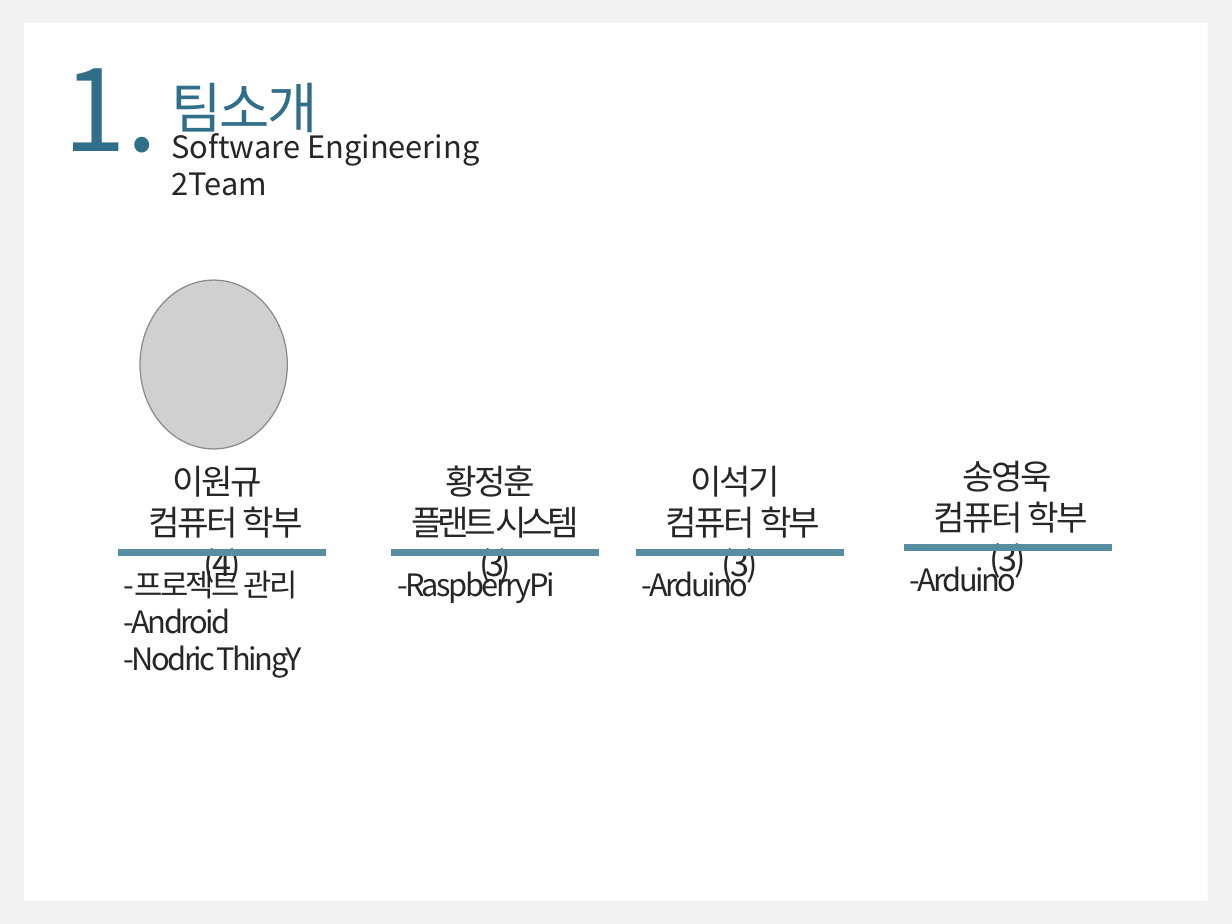
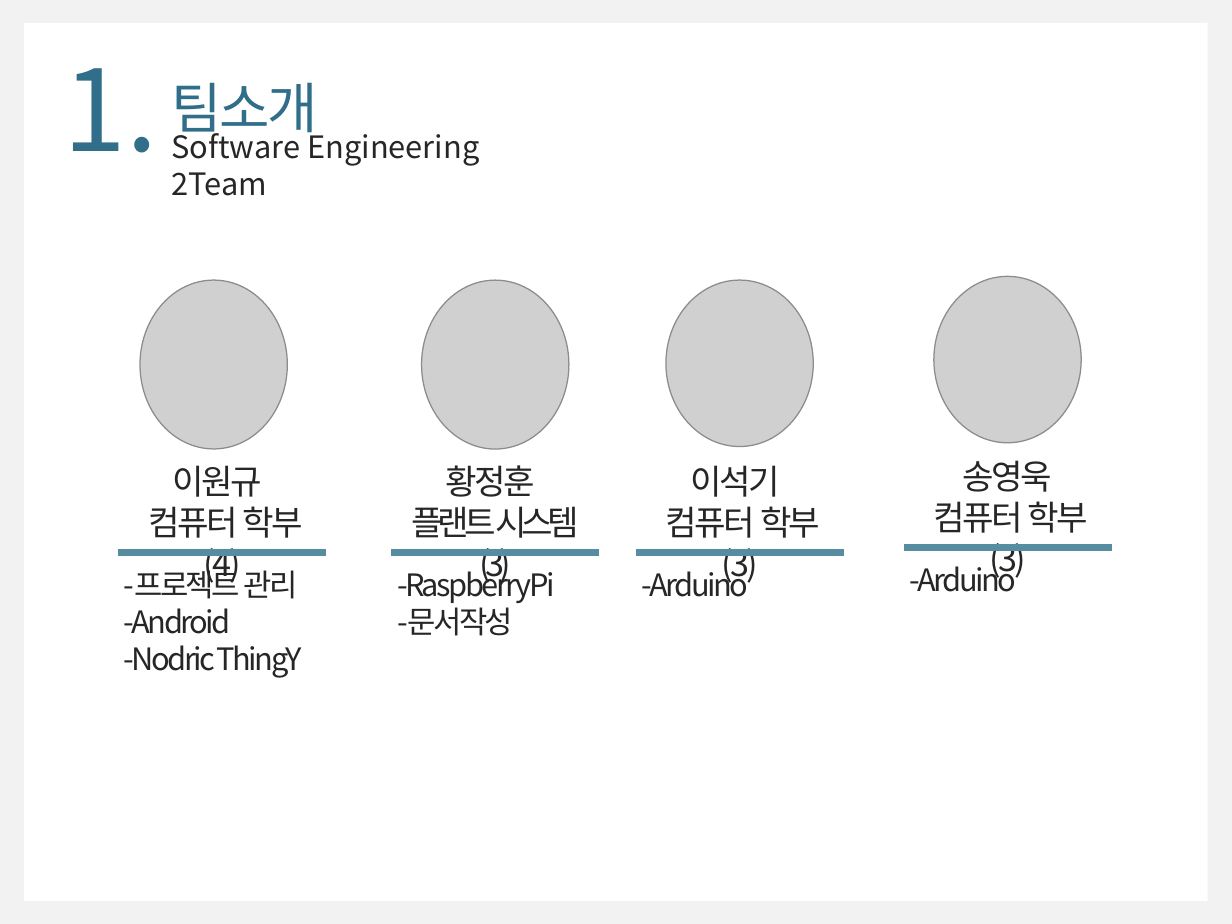
Before and after one commit to WongyuLee/KNU_SoftwareEngineering_2Team, a slide deck: slide 3 of SoftwareEngineering_2Team.pptx. Drawn at 1232x924 pixels with LibreOffice and Linux fonts; fonts in the diff are those of the drawing; grey boxes stand for pictures. Boxes give left, top, right and bottom in pixels: in the first picture for what was removed or moved away, otherwise in the second. Text is boxed around its words. In the diff, an @@ line names an element or a change of style, - is before the commit and + after.

```diff
--- a/SoftwareEngineering_2Team.pptx
+++ b/SoftwareEngineering_2Team.pptx
@@ picture added at <box>421,280,569,448</box> @@
@@ picture added at <box>667,280,814,446</box> @@
@@ picture added at <box>934,276,1082,442</box> @@
@@ text at <box>397,602,513,636</box>: paragraph added @@
+-문서작성
```
Also in this commit, not shown: 11 other slides changed, 2 slides added.
